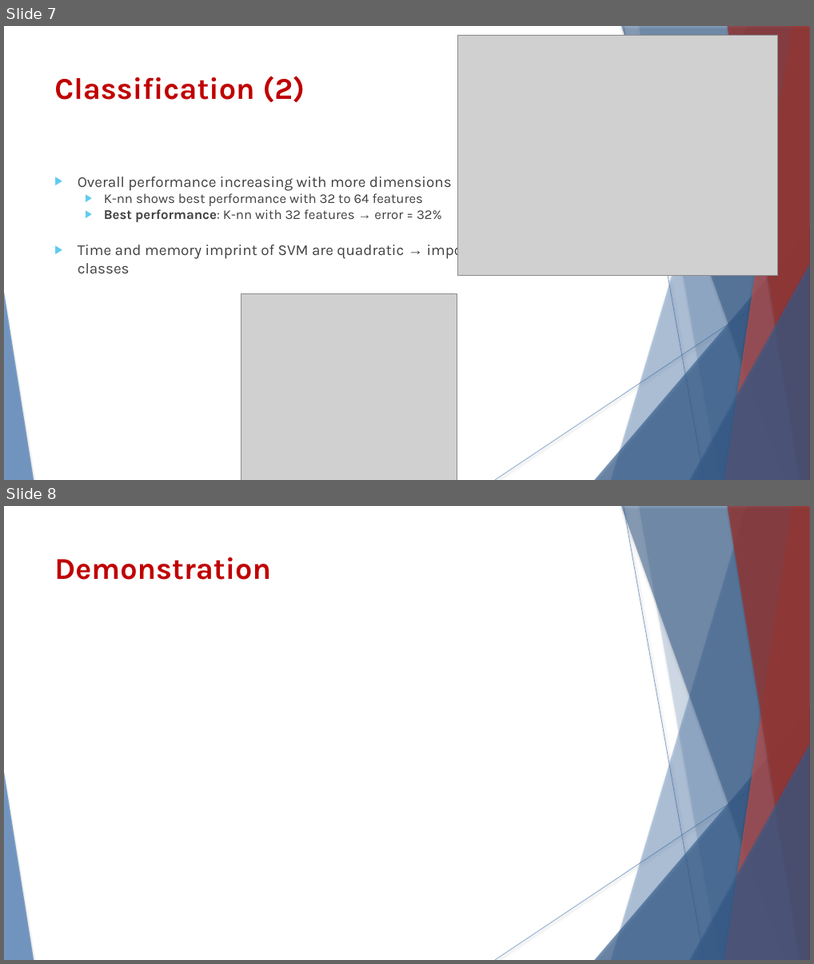
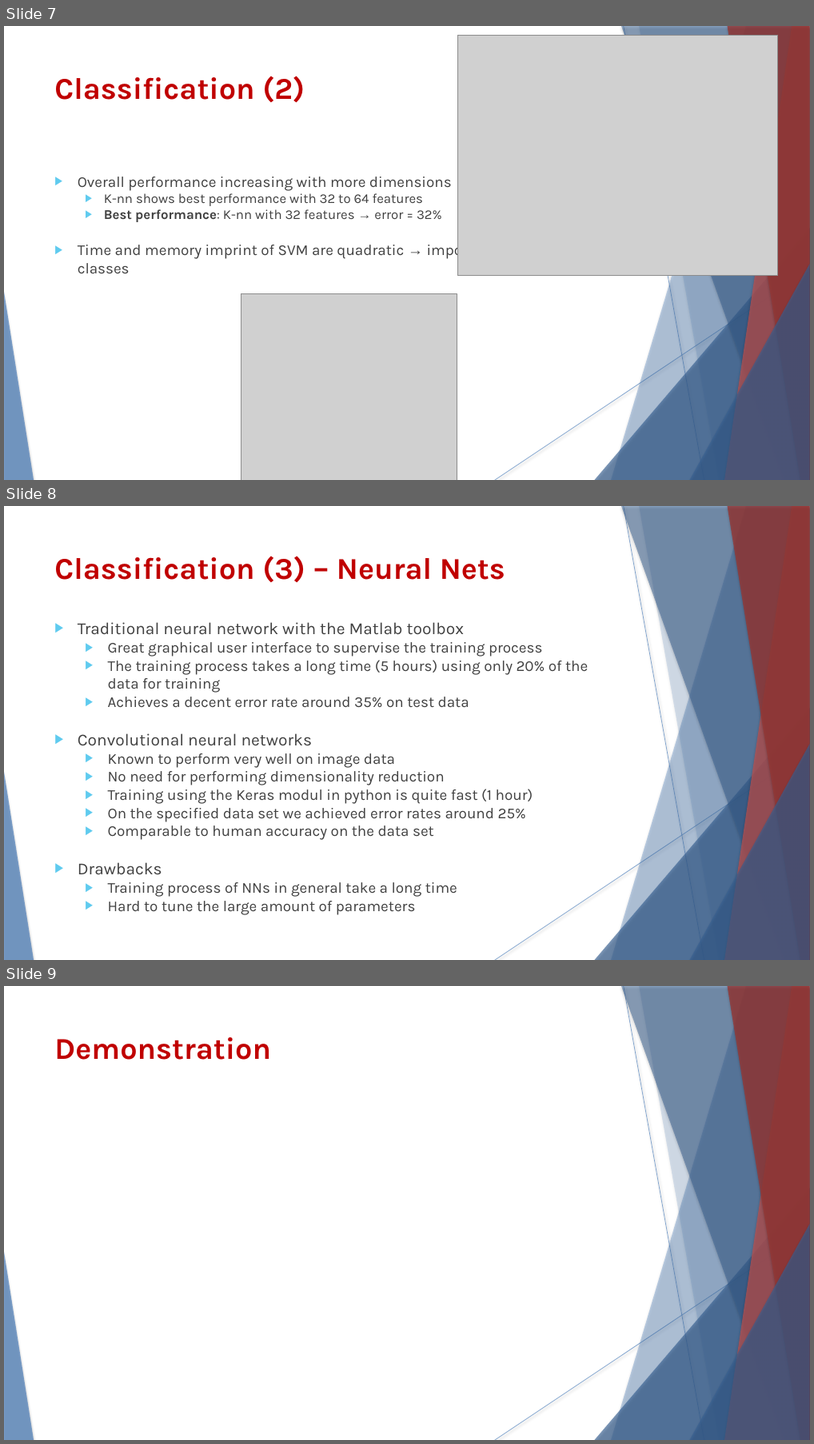
Before and after one commit to DavidS3141/HandwrittenEquationRecognizer, a slide deck: report/presentation/HER - Presentation.pptx. Shown one above the other, each under a label of ours: slides 7 and 8 before the commit, slides 7, 8 and 9 after it. The pictures are 814x964 and 814x1444 pixels, drawn with LibreOffice and Linux fonts; fonts in the diff are those of the drawing; grey boxes stand for pictures. Boxes give left, top, right and bottom in pixels: in the first picture for what was removed or moved away, otherwise in the second. Text is boxed around its words. In the diff, an @@ line names an element or a change of style, - is before the commit and + after.

Commit message:
presentation

```diff
--- a/report/presentation/HER - Presentation.pptx
+++ b/report/presentation/HER - Presentation.pptx
@@ slide 8 added at bbox=[4, 506, 810, 960], background #FFFFFF; not listed: 10 template elements that a slide beside it also shows @@
@@ text added at bbox=[54, 556, 506, 583], 36 pt, text #C00000, bold @@
+Classification (3) – Neural Nets
@@ text added at bbox=[78, 622, 588, 896], 18 pt, text #404040 @@
+▶ Traditional neural network with the Matlab toolbox
+  ▶ Great graphical user interface to supervise the training process
+  ▶ The training process takes a long time (5 hours) using only 20% of the data for training
+  ▶ Achieves a decent error rate around 35% on test data
+▶ Convolutional neural networks
+  ▶ Known to perform very well on image data
+  ▶ No need for performing dimensionality reduction
+  ▶ Training using the Keras modul in python is quite fast (1 hour)
+  ▶ On the specified data set we achieved error rates around 25%
+  ▶ Comparable to human accuracy on the data set
+▶ Drawbacks
+  ▶ Training process of NNs in general take a long time
+  ▶ Hard to tune the large amount of parameters
@@ what was slide 8 is now slide 9 @@
```
Also in this commit, not shown: 1 slide changed.
